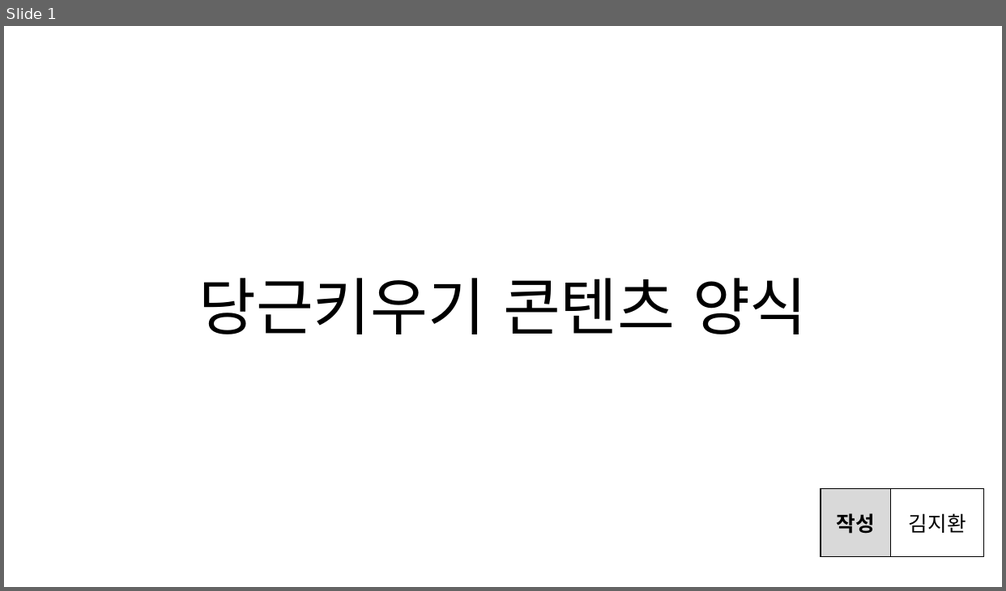
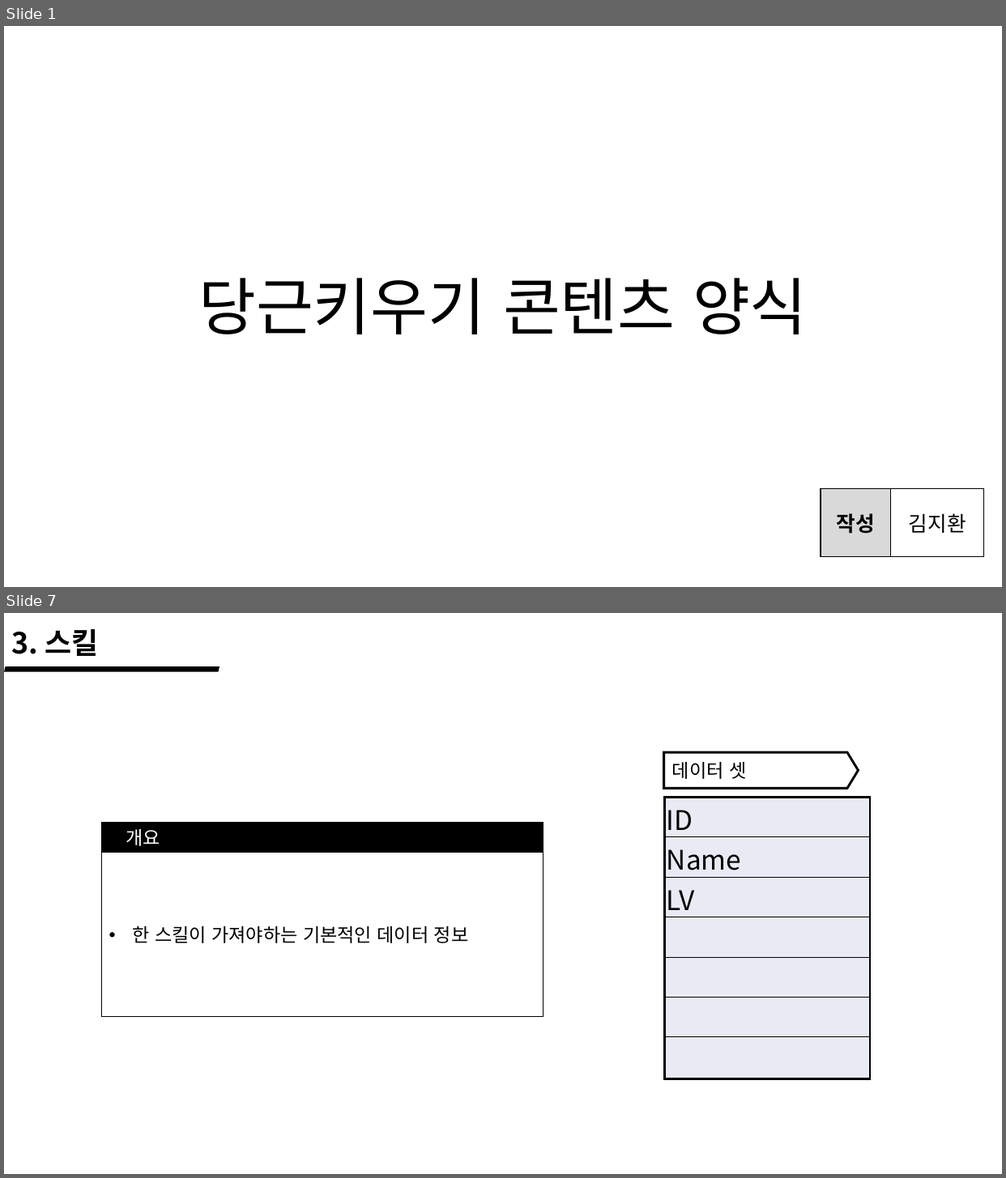
Before and after one commit to wlrud753/CarryCarrot, a slide deck: 기획서/당근키우기 콘텐츠 양식.pptx. Shown one above the other, each under a label of ours: slide 1 before the commit, slides 1 and 7 after it; the slides between them are not shown. The pictures are 1006x591 and 1006x1178 pixels, drawn with LibreOffice and Linux fonts; fonts in the diff are those of the drawing. Boxes give left, top, right and bottom in pixels: in the first picture for what was removed or moved away, otherwise in the second. Text is boxed around its words. In the diff, an @@ line names an element or a change of style, - is before the commit and + after.

Commit message:
콘텐츠 수정(스킬 추가 및 양식 변경)

```diff
--- a/기획서/당근키우기 콘텐츠 양식.pptx
+++ b/기획서/당근키우기 콘텐츠 양식.pptx
@@ slide 7 added at (x1=4, y1=613, x2=1002, y2=1174), background #FFFFFF @@
@@ text added at (x1=11, y1=629, x2=98, y2=656), 28 pt, text #000000, bold @@
+3. 스킬
@@ parallelogram added at (x1=4, y1=667, x2=219, y2=672), fill #000000 @@
@@ pentagon arrow added at (x1=664, y1=752, x2=859, y2=788), fill #FFFFFF, outline #000000 2.25 pt @@
@@ text added at (x1=672, y1=762, x2=746, y2=779), 18 pt, text #000000 @@
+데이터 셋
@@ table added at (x1=665, y1=797, x2=870, y2=1080), 7 rows, 1 columns @@
+ID
+Name
+LV
+
+
+
+
@@ rectangle added at (x1=101, y1=823, x2=543, y2=1017), fill #000000, outline #000000 1 pt @@
@@ text added at (x1=126, y1=829, x2=161, y2=846), 18 pt, text #FFFFFF @@
+개요
@@ rectangle added at (x1=101, y1=853, x2=543, y2=1017), fill #FFFFFF, outline #000000 1 pt, 18 pt, text #000000 @@
+• 한 스킬이 가져야하는 기본적인 데이터 정보
```
Also in this commit, not shown: 4 slides changed, 1 other slide added, 1 other file.
